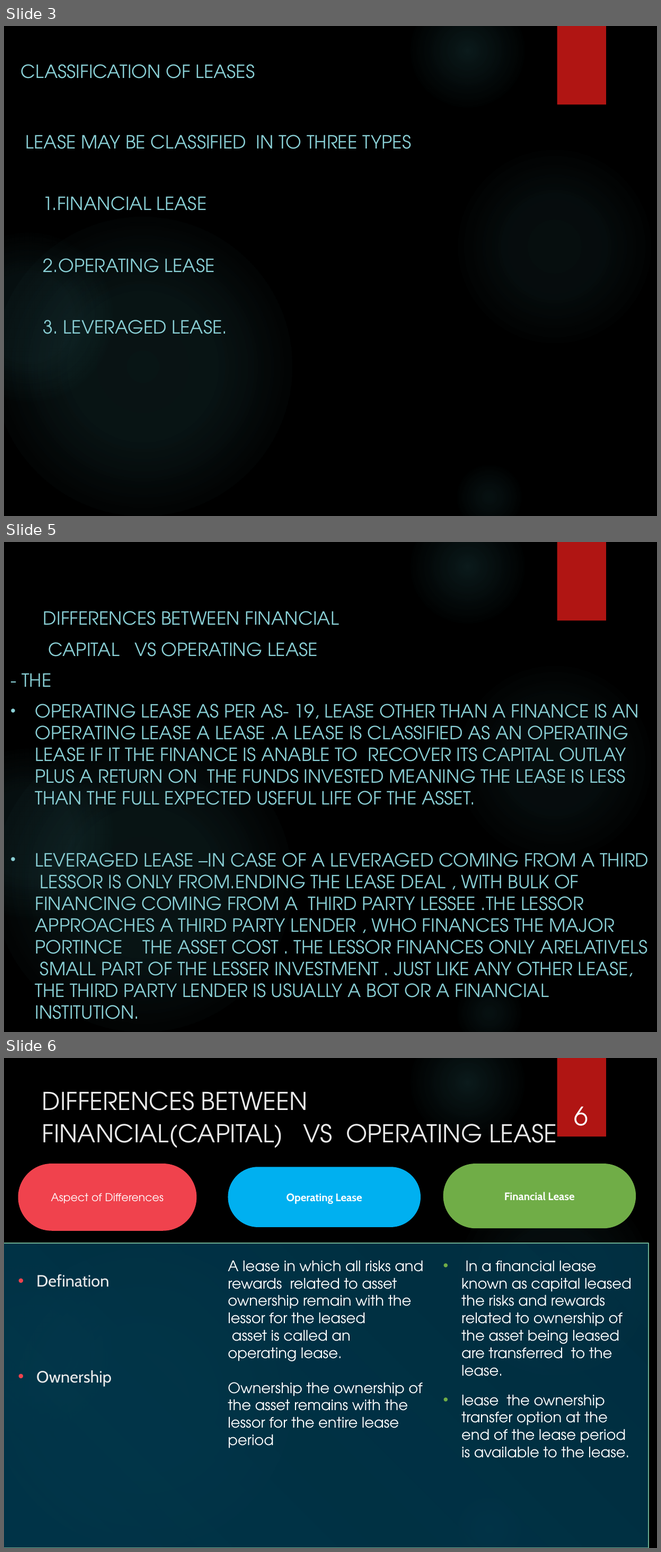
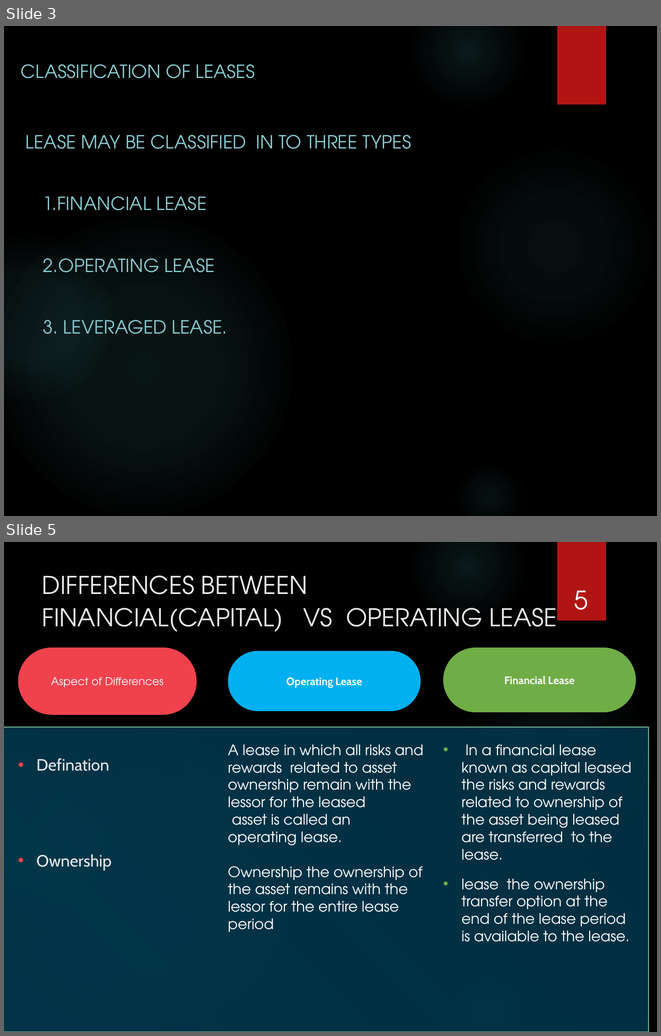
Before and after one commit to harinav/NLP-Mechine-learning, a slide deck: harish.pptx. Shown one above the other, each under a label of ours: slides 3, 5 and 6 before the commit, slides 3 and 5 after it; the slides between them are not shown. The pictures are 661x1552 and 661x1036 pixels, drawn with LibreOffice and Linux fonts; fonts in the diff are those of the drawing; background and template pictures are left out. Boxes give left, top, right and bottom in pixels: in the first picture for what was removed or moved away, otherwise in the second. Text is boxed around its words. In the diff, an @@ line names an element or a change of style, - is before the commit and + after.

```diff
--- a/harish.pptx
+++ b/harish.pptx
@@ slide 5 removed at [4, 542, 657, 1032], background picture (left out); not listed: 6 template elements that a slide beside it also shows @@
@@ subtitle removed at [21, 611, 648, 1019] @@
-DIFFERENCES BETWEEN FINANCIAL
-CAPITAL VS OPERATING LEASE
-- THE
-• OPERATING LEASE AS PER AS- 19, LEASE OTHER THAN A FINANCE IS AN OPERATING LEASE A LEASE .A LEASE IS CLASSIFIED AS AN OPERATING LEASE IF IT THE FINANCE IS ANABLE TO RECOVER ITS CAPITAL OUTLAY PLUS A RETURN ON THE FUNDS INVESTED MEANING THE LEASE IS LESS THAN THE FULL EXPECTED USEFUL LIFE OF THE ASSET.
-• LEVERAGED LEASE –IN CASE OF A LEVERAGED COMING FROM A THIRD LESSOR IS ONLY FROM.ENDING THE LEASE DEAL , WITH BULK OF FINANCING COMING FROM A THIRD PARTY LESSEE .THE LESSOR APPROACHES A THIRD PARTY LENDER , WHO FINANCES THE MAJOR PORTINCE THE ASSET COST . THE LESSOR FINANCES ONLY ARELATIVELS SMALL PART OF THE LESSER INVESTMENT . JUST LIKE ANY OTHER LEASE, THE THIRD PARTY LENDER IS USUALLY A BOT OR A FINANCIAL INSTITUTION.
@@ what was slide 6 is now slide 5 @@
@@ page number at [574, 590, 589, 621]: text changed @@
-6
+5
```
Also in this commit, not shown: 1 slide changed, 1 slide added, 1 other slide removed, 1 other file.
